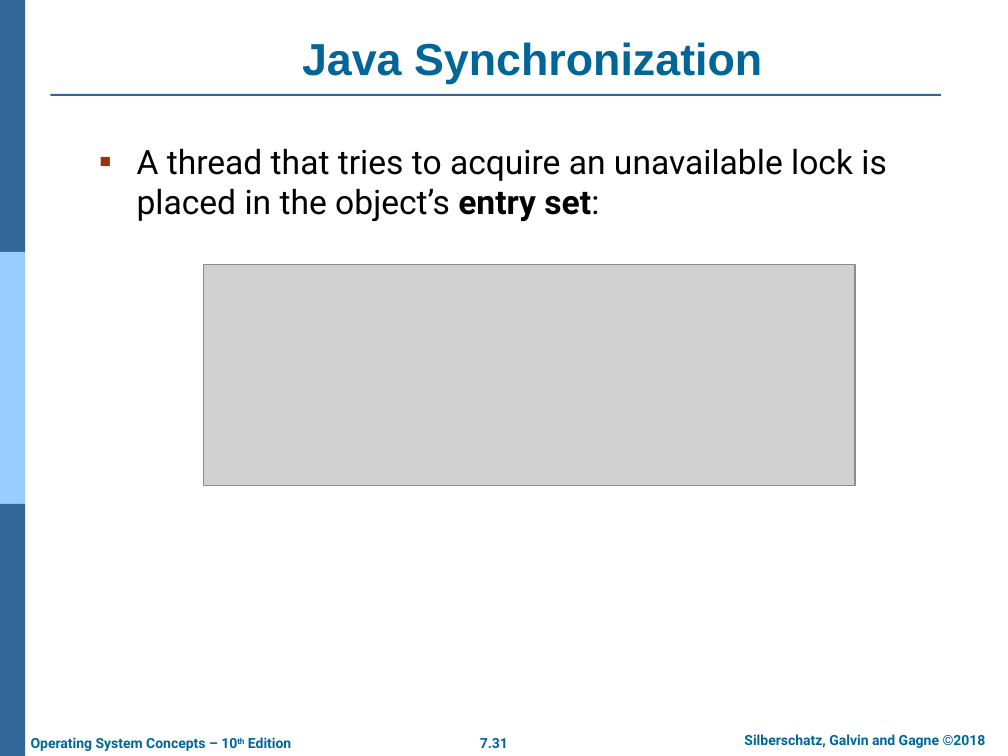
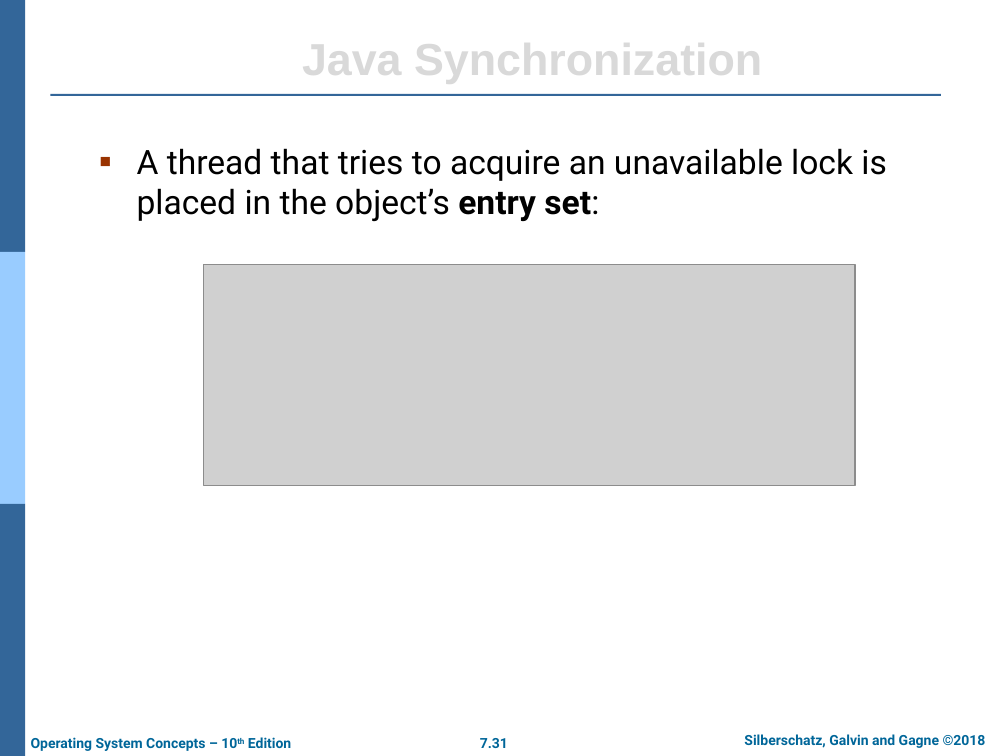
Before and after one commit to chriswjh/chriswjh.github.io, a slide deck: slide 31 of OSu/Chap07.pptx. Drawn at 1008x756 pixels with LibreOffice and Linux fonts; fonts in the diff are those of the drawing; grey boxes stand for pictures; background and template pictures are left out. Boxes give left, top, right and bottom in pixels: in the first picture for what was removed or moved away, otherwise in the second. Text is boxed around its words. In the diff, an @@ line names an element or a change of style, - is before the commit and + after.

```diff
--- a/OSu/Chap07.pptx
+++ b/OSu/Chap07.pptx
@@ title "Java Synchronization" at box(302, 35, 762, 85): text colour #006699 to #D9D9D9 @@
```
Also in this commit, not shown: 12 other slides changed, 2 other files.
